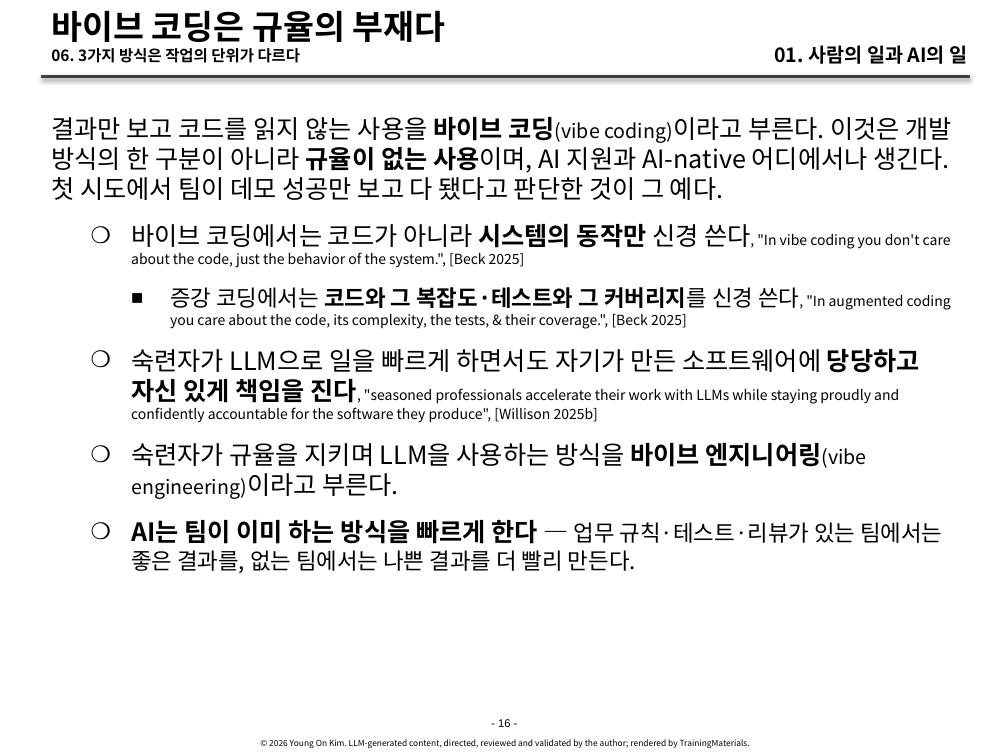
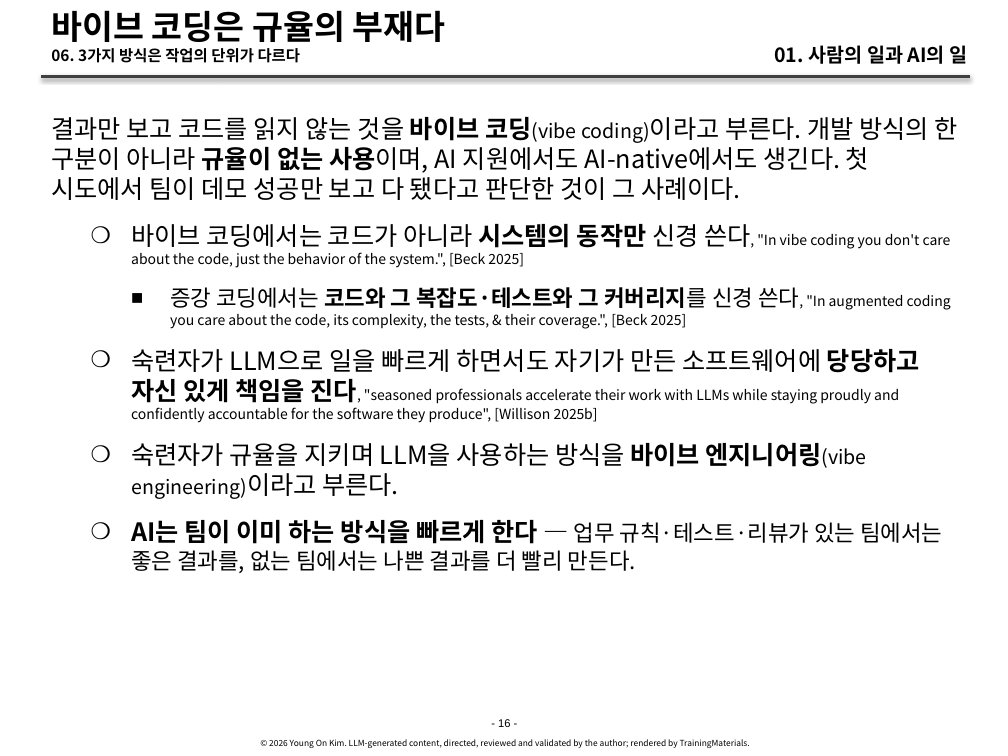
Before and after one commit to YoungSan77/TrainingMaterials, a slide deck: slide 16 of courses/ai-native/sessions/s01.pptx. Drawn at 1008x756 pixels with LibreOffice and Linux fonts; fonts in the diff are those of the drawing. Boxes give left, top, right and bottom in pixels: in the first picture for what was removed or moved away, otherwise in the second. Text is boxed around its words. In the diff, an @@ line names an element or a change of style, - is before the commit and + after.

```diff
--- a/courses/ai-native/sessions/s01.pptx
+++ b/courses/ai-native/sessions/s01.pptx
@@ text at [51, 117, 958, 200]: text changed @@
-결과만 보고 코드를 읽지 않는 사용을 바이브 코딩(vibe coding)이라고 부른다. 이것은 개발 방식의 한 구분이 아니라 규율이 없는 사용이며, AI 지원과 AI-native 어디에서나 생긴다. 첫 시도에서 팀이 데모 성공만 보고 다 됐다고 판단한 것이 그 예다.
+결과만 보고 코드를 읽지 않는 것을 바이브 코딩(vibe coding)이라고 부른다. 개발 방식의 한 구분이 아니라 규율이 없는 사용이며, AI 지원에서도 AI-native에서도 생긴다. 첫 시도에서 팀이 데모 성공만 보고 다 됐다고 판단한 것이 그 사례이다.
```
Also in this commit, not shown: 8 other slides changed, 4 other files.
